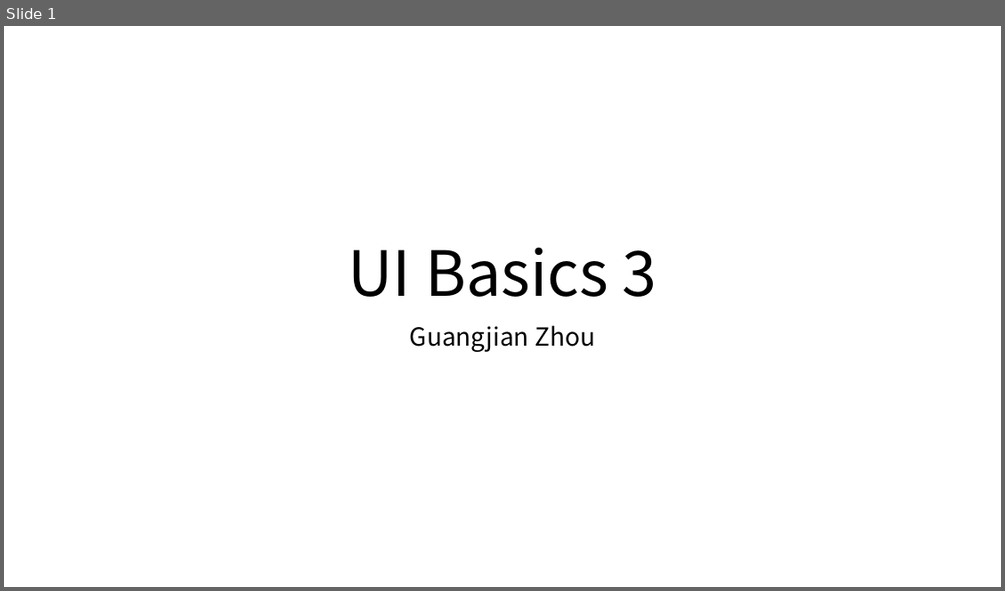
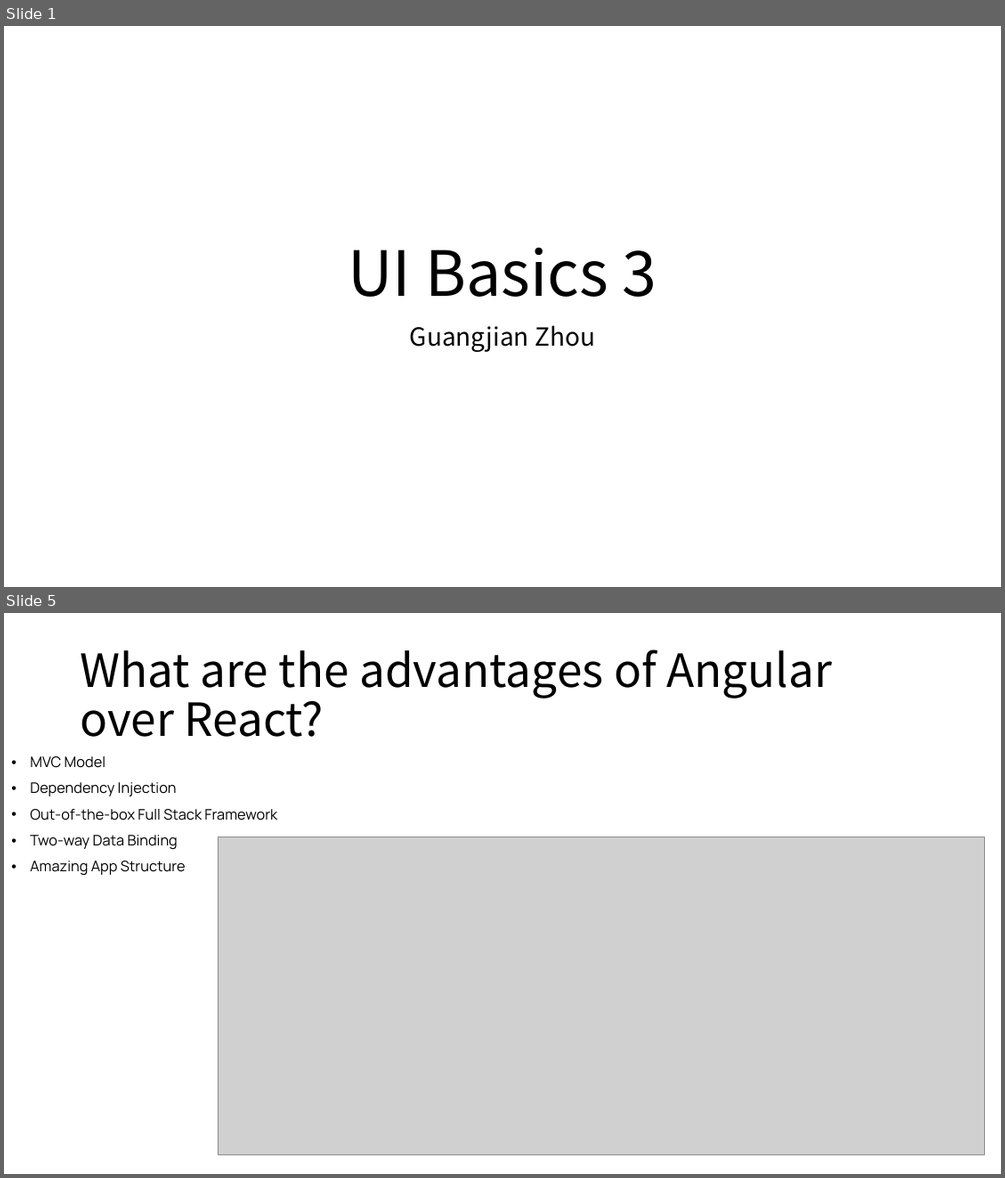
Before and after one commit to Marvioo/Cogent, a slide deck: Java Basics/UI Basics 3.pptx. Shown one above the other, each under a label of ours: slide 1 before the commit, slides 1 and 5 after it; the slides between them are not shown. The pictures are 1005x591 and 1005x1178 pixels, drawn with LibreOffice and Linux fonts; fonts in the diff are those of the drawing; grey boxes stand for pictures. Boxes give left, top, right and bottom in pixels: in the first picture for what was removed or moved away, otherwise in the second. Text is boxed around its words. In the diff, an @@ line names an element or a change of style, - is before the commit and + after.

```diff
--- a/Java Basics/UI Basics 3.pptx
+++ b/Java Basics/UI Basics 3.pptx
@@ slide 5 added at bbox=[4, 613, 1001, 1174], background #FFFFFF @@
@@ title added at bbox=[80, 649, 832, 737], 44 pt, text #000000 @@
+What are the advantages of Angular over React?
@@ text added at bbox=[30, 756, 277, 875], 14 pt, text #000000 @@
+• MVC Model
+• Dependency Injection
+• Out-of-the-box Full Stack Framework
+• Two-way Data Binding
+• Amazing App Structure
@@ picture added at bbox=[218, 837, 985, 1154] @@
```
Also in this commit, not shown: 2 slides changed, 12 other slides added.
